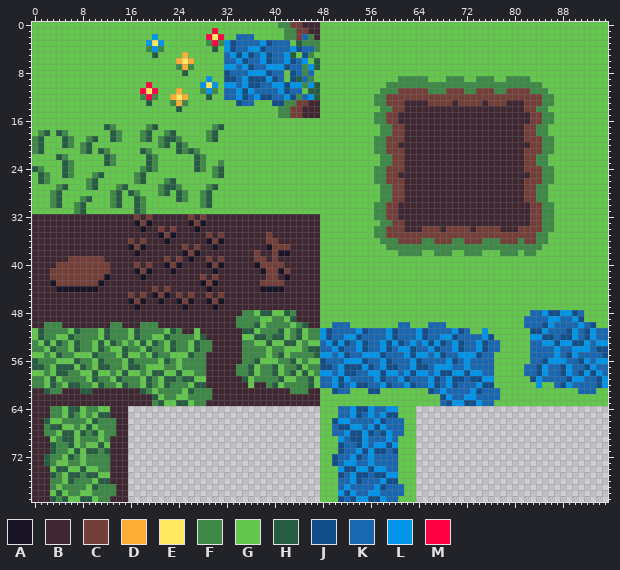
Pixel-art file, stored at Tilemap/GroundAtlas.aseprite. That is the earlier state.
96x80 pixels, 1 frame.
Palette (. is transparent): A #181425  B #3f2832  C #743f39  D #feae34  E #fee761  F #3e8948  G #63c74d  H #265c42  J #124e89  K #1967b0  L #0095e9  M #ff0044
Pixels before (only the part around the change), first column x 11:
55 FFFGHGGFGHFFGGGHFFBBBBBBFFFFGFHGFFFFHLLKLJKKLLLJKKKLJLLKLJKKLLLJKKGGGGGGKKKKLKJLKKKKJ
56 HFFFGHFFFFGHFGFFFFBBBBBBFFHGGGFFHGFGGJKKKLLLJKKLJKKKLJKKKKLJKLKKKKGGGGGGKKJLLLKKJLKLL
57 HHFFGHHFGGGFFGFFFFBBBBBFFHGFFHGFFHGFFJJKLJJJLJKLJJKKLJJKLLLKKLKKKKGGGGGKKJLKKJLKKJLKK
58 GGFGHGGFGHHGGHGGFFBBBBBFFHGFFHGFHGHGFLLKLJJKKLLJLLKLJLLKLJJLLJLLKKGGGGGKKJLKKJLKJLJLK
59 FFGHFFFGHFGHHFHHGGBBBBBBHGFFFFHGGFFHGKKLJLKKKKLJKKLJKKKLJKLJJKJJLLGGGGGGJLKKKKJLLKKJL
60 HFFGHFFGHFGHFFFGHHBBBBBBBGBBFHGFFFFHGKKLJKLJJKKLJKKLJKKLJKLJKKKLJJGGGGGGGLGGKJLKKKKJL
61 BBBBBBBHFGFFFFGHFFFBBBBBBBBBBBBBFFFBBGGJKKGGGJJGGGGGGGGJKLKKKKLJKKKGGGGGGGGGGGGGKKKGG
62 BBBBBBBBBHGFFGGFFFFBBBBBBBBBBBBBBBBBBGGGGGGGGGGGGGGGGGGGGJLKKLLKKKKGGGGGGGGGGGGGGGGGG
63 BBBBBBBBBFHGGHHGFFBBBBBBBBBBBBBBBBBBBGGGGGGGGGGGGGGGGGGGGKJLLJJLKKGGGGGGGGGGGGGGGGGGG
64 GGBBB................................GGGKKLJJLKKLLGGG................................
65 HHBBB................................GGGKKLJKLKLJJGGG................................
66 FFFBB................................GGJLLKKKKLJKKKGG................................
67 FFFBB................................GGKJJLLKLJLKKKGG................................
68 GFFBB................................GGKKLJJLJKJLKKGG................................
69 GFBBB................................GGGLKJJLKKKLKGGG................................
70 HGBBB................................GGGJKKJLKLLJLGGG................................
71 FHBBB................................GGGJKKLJLJJKJGGG................................
72 FFBBB................................GGJKKLJKLKKKKGGG................................
73 FFBBB................................GGJKLLKKLKKKKGGG................................
74 FFBBB................................GGGLJJLLJLLKKGGG................................
75 GGBBB................................GGGJKLJJKJJLLGGG................................
76 HHBBB................................GGGKKLJKKKLJJGGG................................
77 FFFBB................................GGGKLKKKKLJKKKGG................................
78 FFFBB................................GGGLJLKKLLKKKKGG................................
79 FFBBB................................GGGJKJLLJJLKKGGG................................
After:
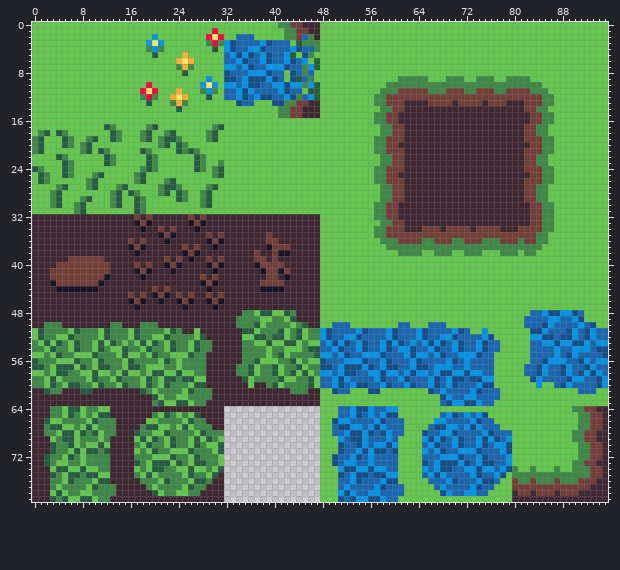
Difference:
{"y":64,"x":16,"old":"................","new":"BBBBBBBBBBBBBBBB"}
{"y":64,"x":64,"old":"................................","new":"GGGGGGGGGGGGGGGGGGGGGGGGGGFFCCBB"}
{"y":65,"x":16,"old":"................","new":"BBBBFGHFGFGHBBBB"}
{"y":65,"x":64,"old":"................................","new":"GGGGKLJKLKLJGGGGGGGGGGGGGGGFFCCB"}
{"y":66,"x":16,"old":"................","new":"BBBGGFFFFGHFFBBB"}
{"y":66,"x":64,"old":"................................","new":"GGGLLKKKKLJKKGGGGGGGGGGGGGGFFCCB"}
{"y":67,"x":16,"old":"................","new":"BBFHHGGFGHGFFFBB"}
{"y":67,"x":64,"old":"................................","new":"GGKJJLLKLJLKKKGGGGGGGGGGGGGFFCCB"}
{"y":68,"x":16,"old":"................","new":"BHFFGGHFFFFGHFFF"}
{"y":68,"x":64,"old":"................................","new":"GJKKLLJKKKKLJKKKGGGGGGGGGGFFCCBB"}
{"y":69,"x":16,"old":"................","new":"BGHGHFGHFFGHGHFG"}
{"y":69,"x":64,"old":"................................","new":"GLJLJKLJKKLJLJKLGGGGGGGGGGFFCCBB"}
{"y":70,"x":16,"old":"................","new":"BFGHFFGHFFGHFGGH"}
{"y":70,"x":64,"old":"................................","new":"GKLJKKLJKKLJKLLJGGGGGGGGGGGFFCCB"}
{"y":71,"x":16,"old":"................","new":"BGFGHFFGGGHFFFGH"}
{"y":71,"x":64,"old":"................................","new":"GLKLJKKLLLJKKKLJGGGGGGGGGGGFFCCB"}
{"y":72,"x":16,"old":"................","new":"BFFFGGGHFFGHFFFG"}
{"y":72,"x":64,"old":"................................","new":"GKKKLLLJKKLJKKKLGGGGGGGGGGGFFCCB"}
{"y":73,"x":16,"old":"................","new":"BHFGHHHGHFGHHFFG"}
{"y":73,"x":64,"old":"................................","new":"GJKLJJJLJKLJJKKLGGGGGGGGGGFFCCBB"}
{"y":74,"x":16,"old":"................","new":"BGFGHHFFGGHGGFGH"}
{"y":74,"x":64,"old":"................................","new":"GLKLJJKKLLJLLKLJFGGFGGGFGGFFFCCB"}
{"y":75,"x":16,"old":"................","new":"BFGHGFFFFGHFFGHB"}
{"y":75,"x":64,"old":"................................","new":"GKLJLKKKKLJKKLJGFFFFFFFFFFFFFCCB"}
{"y":76,"x":16,"old":"................","new":"BBFFFGHFFFGHHFBB"}
{"y":76,"x":64,"old":"................................","new":"GGKKKLJKKKLJJKGGCFFCFFFCFFFCCCBB"}
{"y":77,"x":16,"old":"................","new":"BBBFGFFFFGHFFBBB"}
{"y":77,"x":64,"old":"................................","new":"GGGKLKKKKLJKKGGGCCCCCCCCCCCCCBBB"}
{"y":78,"x":16,"old":"................","new":"BBBBHGFFGGFFBBBB"}
{"y":78,"x":64,"old":"................................","new":"GGGGJLKKLLKKGGGGBCCBCCCBCCCBBBBB"}
{"y":79,"x":16,"old":"................","new":"BBBBBBBBBBBBBBBB"}
{"y":79,"x":64,"old":"................................","new":"GGGGGGGGGGGGGGGGBBBBBBBBBBBBBBBB"}
{"label":"added","picture_box":[128,406,224,502]}
{"label":"added","picture_box":[416,406,608,502]}
